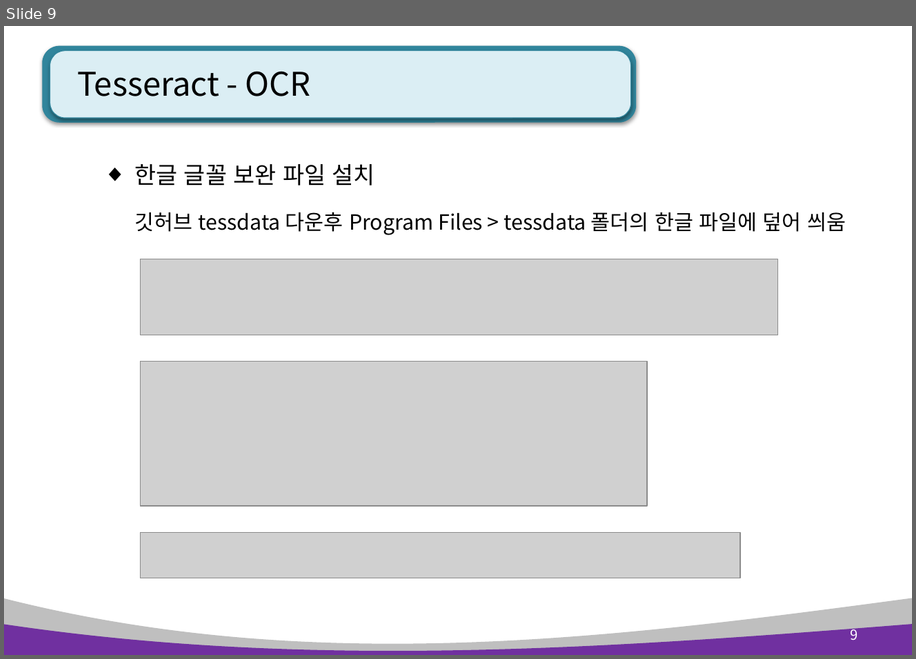
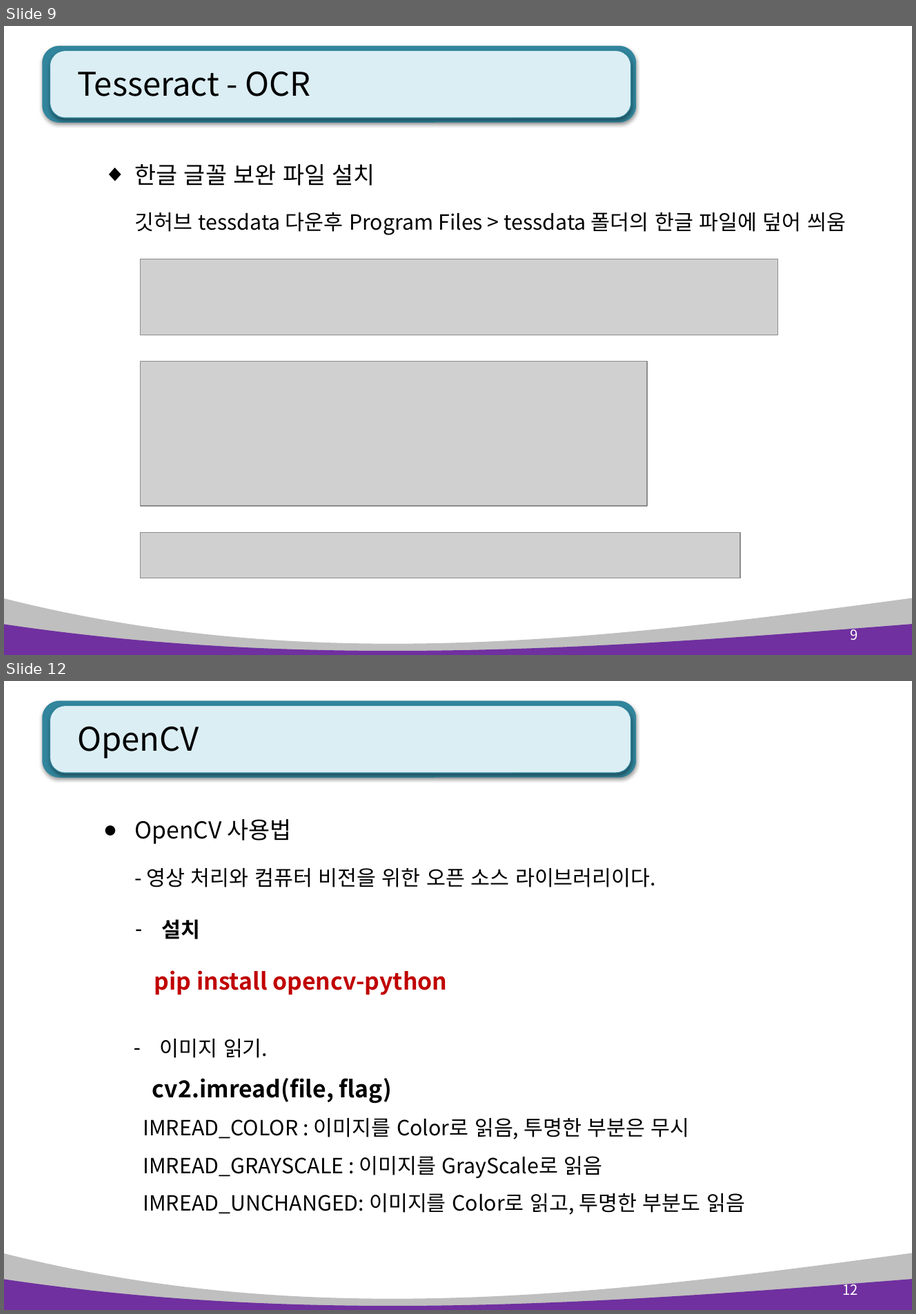
Before and after one commit to AhNyx/js_works, a slide deck: ppt/python_ppt/Python OCR.pptx. Shown one above the other, each under a label of ours: slide 9 before the commit, slides 9 and 12 after it; the slides between them are not shown. The pictures are 916x659 and 916x1314 pixels, drawn with LibreOffice and Linux fonts; fonts in the diff are those of the drawing; grey boxes stand for pictures. Boxes give left, top, right and bottom in pixels: in the first picture for what was removed or moved away, otherwise in the second. Text is boxed around its words. In the diff, an @@ line names an element or a change of style, - is before the commit and + after.

```diff
--- a/ppt/python_ppt/Python OCR.pptx
+++ b/ppt/python_ppt/Python OCR.pptx
@@ slide 12 added at box(4, 681, 912, 1310), background #FFFFFF; not listed: 4 template elements that a slide beside it also shows @@
@@ title added at box(77, 726, 199, 758), 28 pt, text #000000 @@
+OpenCV
@@ text added at box(134, 819, 291, 844), 20 pt, text #000000 @@
+● OpenCV 사용법
@@ text added at box(147, 868, 656, 887), 18 pt, text #000000 @@
+- 영상 처리와 컴퓨터 비전을 위한 오픈 소스 라이브러리이다.
@@ text added at box(154, 919, 447, 995), 20 pt, text #C00000, bold @@
+– 설치
+pip install opencv-python
@@ text added at box(143, 1038, 745, 1214), 18 pt, text #000000 @@
+– 이미지 읽기.
+cv2.imread(file, flag)
+IMREAD_COLOR : 이미지를 Color로 읽음, 투명한 부분은 무시
+IMREAD_GRAYSCALE : 이미지를 GrayScale로 읽음
+IMREAD_UNCHANGED: 이미지를 Color로 읽고, 투명한 부분도 읽음
@@ page number added at box(843, 1280, 858, 1294), 12 pt, text #FFFFFF @@
+12
```
Also in this commit, not shown: 2 slides changed, 5 other slides added, 52 other files.
